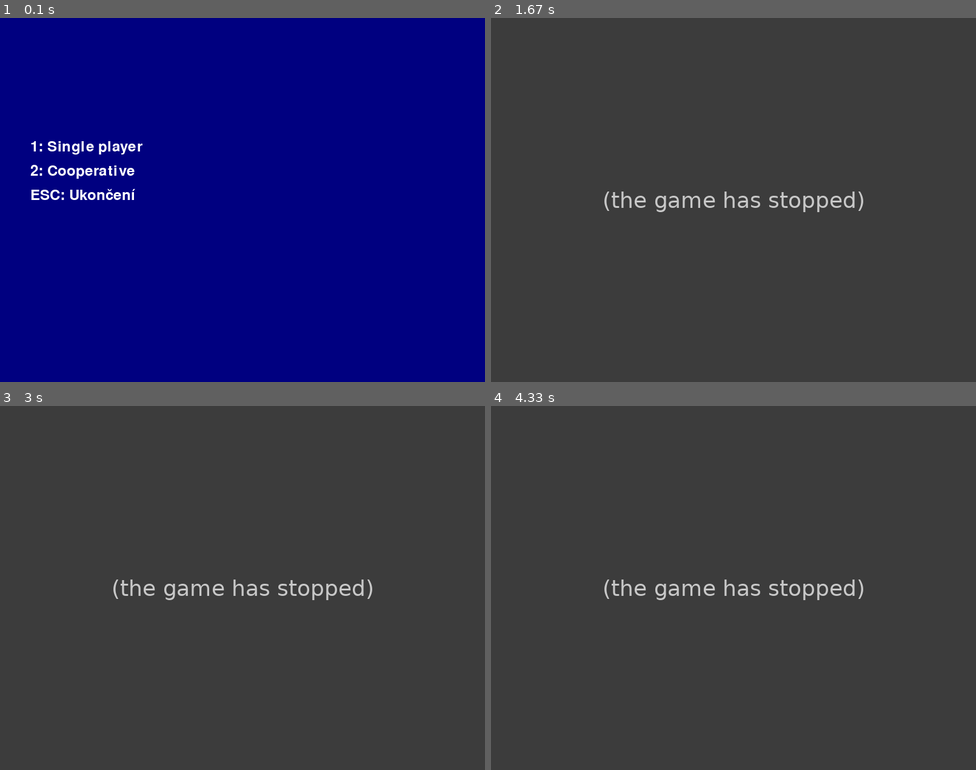
Above: before the commit, frames 1-4 (two rows, left to right).
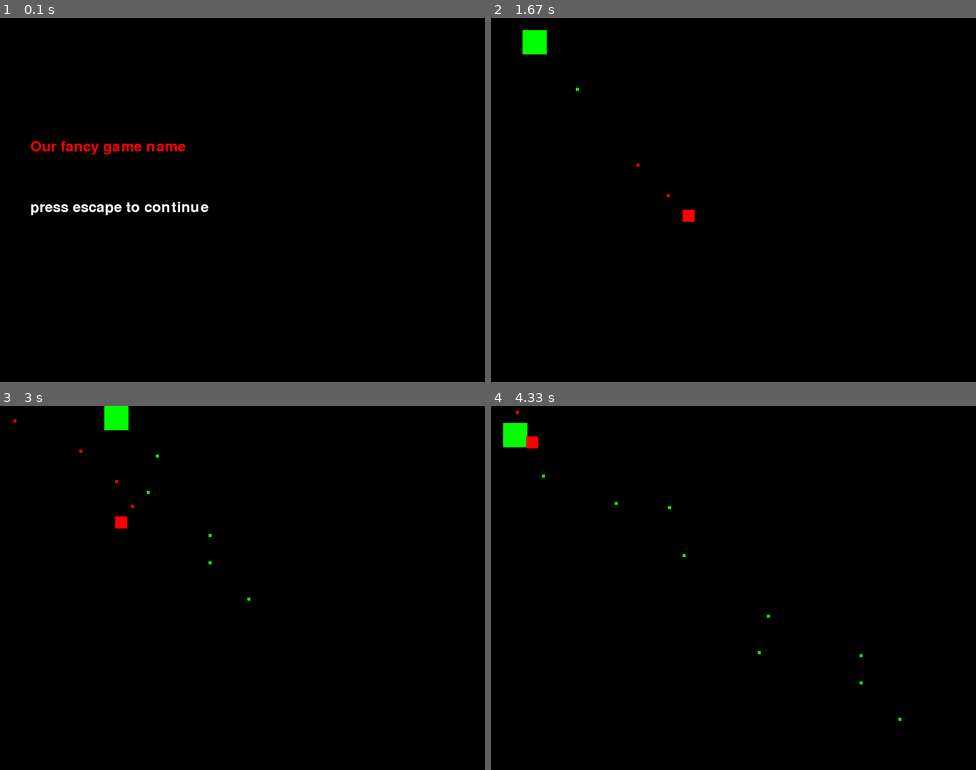
Above: after the commit, the same moments.

Repository: dracek/uuPyGame
Game: pygame game, started from main.py
The game is run twice, just before and just after one commit, with the same random seed, the same clock (stepped at 60 frames per second) and the same inputs.
Inputs:
- Up to frame 1 (0.1 s): no input
- Up to frame 2 (1.67 s): hold Esc 0.33-0.8 s; hold Right 0.33-0.8 s; tap 1 at 0.83 s; tap Space at 1.17, 1.57 s; hold D from 1.5 s (still down)
- Up to frame 3 (3 s): tap Space at 1.87, 2.07, 2.4, 2.7, 2.9 s; release D at 1.97 s; hold W 2-2.3 s; hold D 2.33-2.8 s; hold A from 2.83 s (still down)
- Up to frame 4 (4.33 s): tap Space at 3.2, 3.47, 3.8, 4.1, 4.23 s; release A at 3.37 s; hold S 3.4-3.7 s; hold A 3.73-4.13 s; hold W from 4.17 s (still down)

The runs differ from the first frame. In frame 1, 100% of the frame differs, in the area x 0-100%, y 0-100%; in frame 2, 100%; in frame 3, 100%; in frame 4, 100%.
Before the commit the program exited at 0.33 s; later frames show no game.

Commit message:
splash screen placeholder

Diff:
--- a/main.py
+++ b/main.py
@@ -4,7 +4,7 @@
 
 from enums import GameType
 from game import SingleGame, CoopGame
-from ui import show_menu
+from ui import show_menu, show_splash
 from config import SCREEN_WIDTH, SCREEN_HEIGHT
 
 pygame.init()
@@ -13,13 +13,14 @@
     """Main function of this game"""
 
     screen = pygame.display.set_mode((SCREEN_WIDTH, SCREEN_HEIGHT))
+    pygame.display.set_caption("Moje Střilečka")
 
-    pygame.display.set_caption("Moje Střilečka")
+    show_splash(screen)
 
     while True:
         choice = show_menu(screen)
 
-        print("Choice", choice)
+        #print("Choice", choice)
 
         if choice == GameType.SINGLE:
             game = SingleGame(screen=screen)
--- a/ui.py
+++ b/ui.py
@@ -35,3 +35,27 @@
 
                 if event.key == pygame.K_ESCAPE:
                     return "quit"
+
+def show_splash(screen):
+    """Init splash screen"""
+
+    font = pygame.font.Font(None, 36)
+
+    # todo timer, aby se po par sekundach samo ukoncilo
+    while True:
+        screen.fill((0, 0, 0))
+
+        text = font.render("Our fancy game name", True, (255, 0, 0))
+        screen.blit(text, (50, 200))
+
+        text = font.render("press escape to continue", True, (255, 255, 255))
+        screen.blit(text, (50, 300))
+
+        pygame.display.flip()
+
+        for event in pygame.event.get():
+            if event.type == pygame.QUIT:
+                return
+
+            if event.type == pygame.KEYDOWN and event.key == pygame.K_ESCAPE:
+                return
